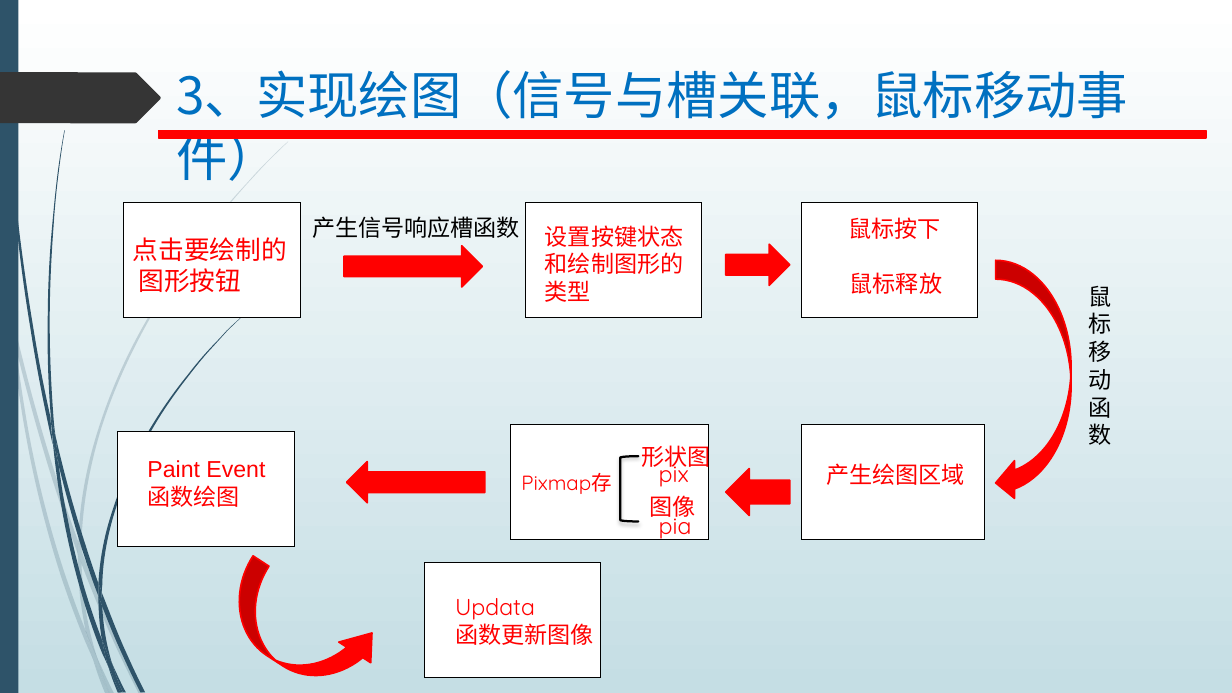
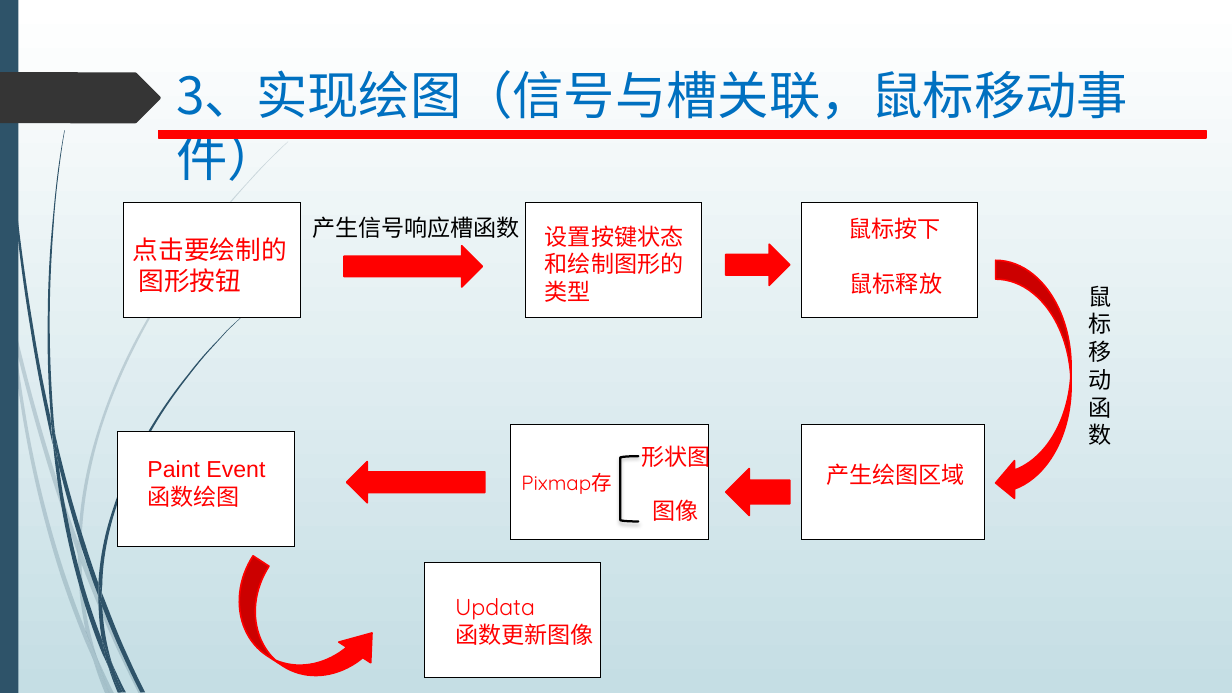
Before and after one commit to halosing/0210, a slide deck: slide 6 of lab02/1403160210_csm_窗口、控件及基本绘图.pptx. Drawn at 1232x693 pixels with LibreOffice and Linux fonts; fonts in the diff are those of the drawing. Boxes give left, top, right and bottom in pixels: in the first picture for what was removed or moved away, otherwise in the second. Text is boxed around its words. In the diff, an @@ line names an element or a change of style, - is before the commit and + after.

```diff
--- a/lab02/1403160210_csm_窗口、控件及基本绘图.pptx
+++ b/lab02/1403160210_csm_窗口、控件及基本绘图.pptx
@@ text removed at [659,458,689,487] @@
-pix
@@ text "图像": place and size @@
-text "图像" at [650,495,696,520]
+text "图像" at [653,499,699,521]
@@ text removed at [659,510,692,540] @@
-pia
```
Also in this commit, not shown: 2 other slides changed, 16 other files.
